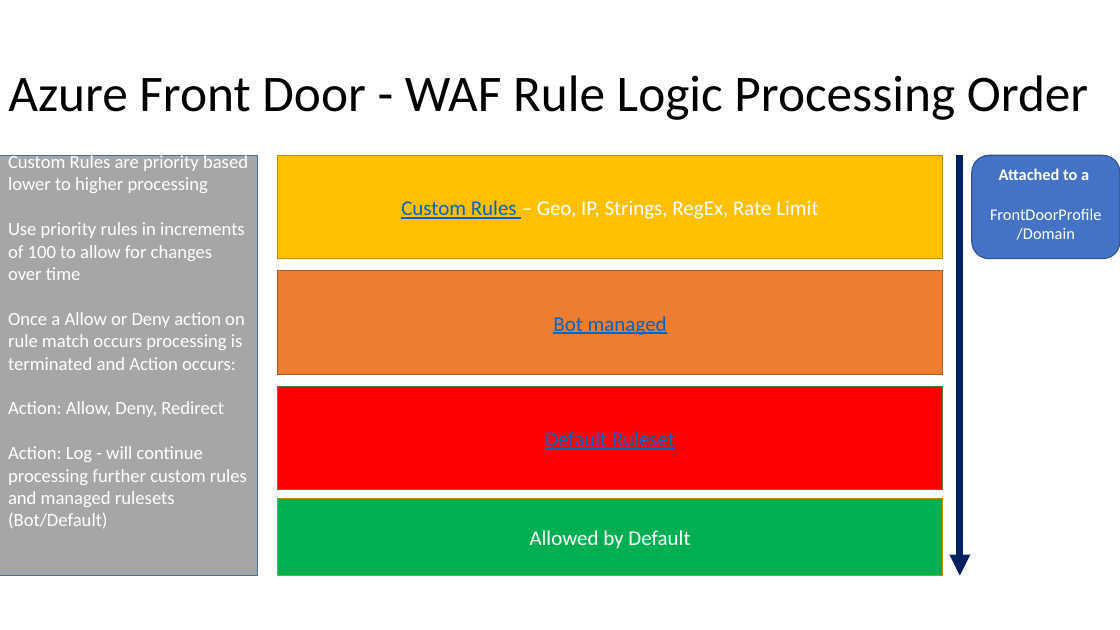
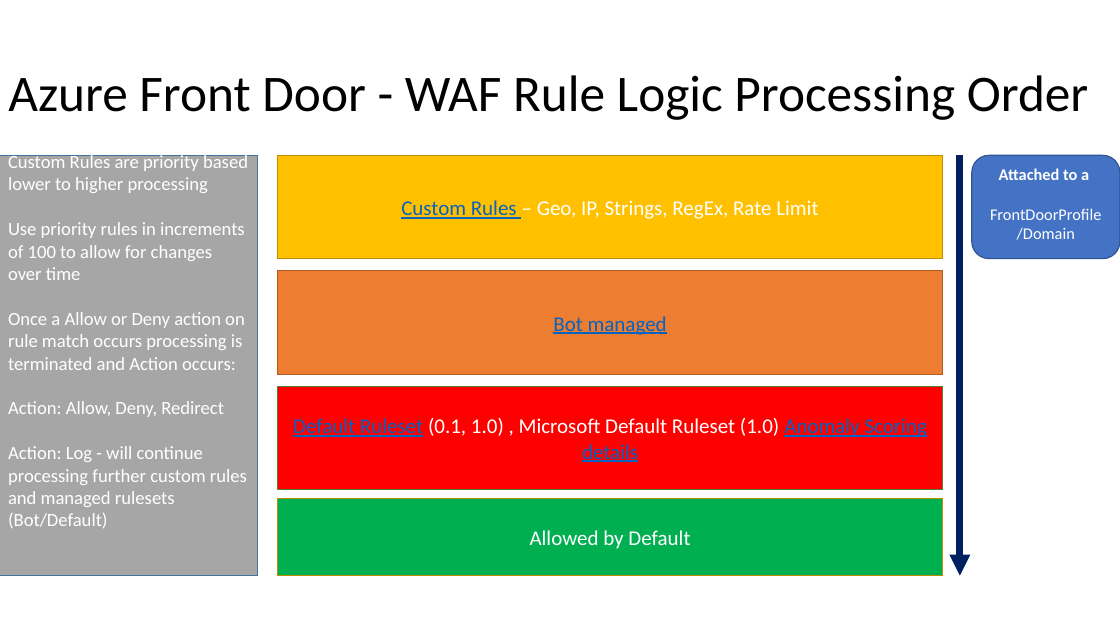
Before and after one commit to swiftsolves-msft/decks, a slide deck: slide 1 of AZ WAF Rule Logic.pptx. Drawn at 1120x630 pixels with LibreOffice and Linux fonts; fonts in the diff are those of the drawing. Boxes give left, top, right and bottom in pixels: in the first picture for what was removed or moved away, otherwise in the second. Text is boxed around its words. In the diff, an @@ line names an element or a change of style, - is before the commit and + after.

```diff
--- a/AZ WAF Rule Logic.pptx
+++ b/AZ WAF Rule Logic.pptx
@@ text in rectangle at <box>293,418,926,462</box>: text changed; text colour #0563C1 to #FFFFFF @@
-Default Ruleset
+Default Ruleset (0.1, 1.0) , Microsoft Default Ruleset (1.0) Anomaly Scoring details
```
Also in this commit, not shown: 1 other slide changed.
